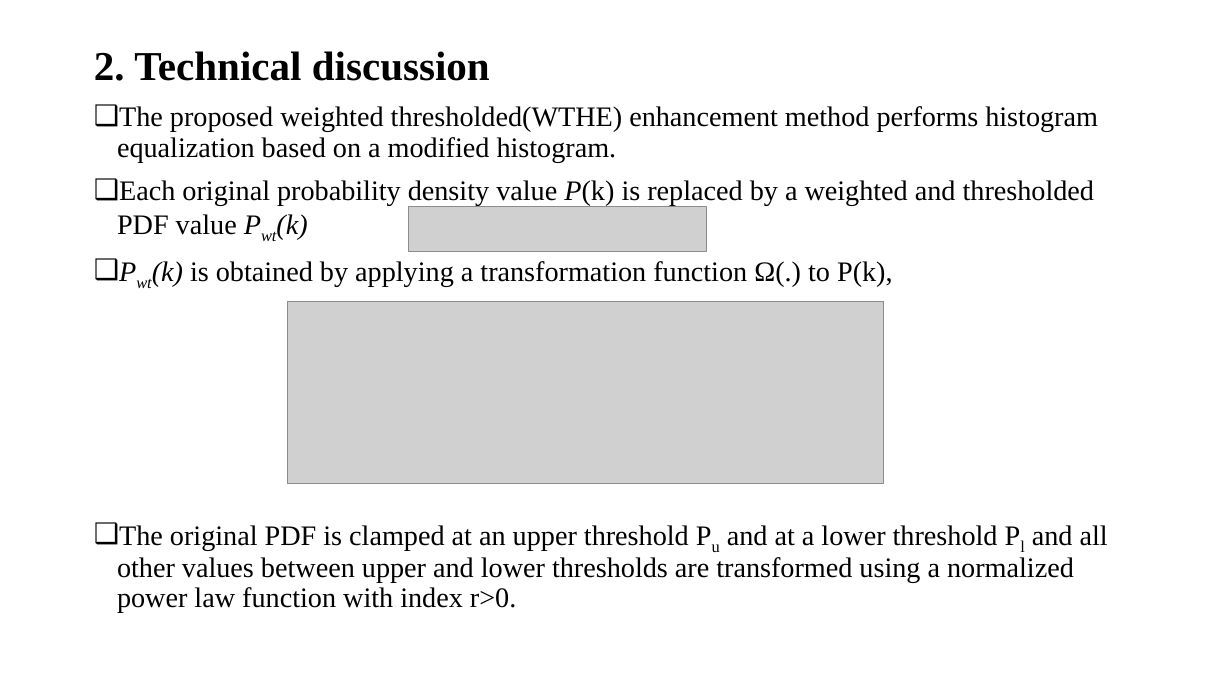
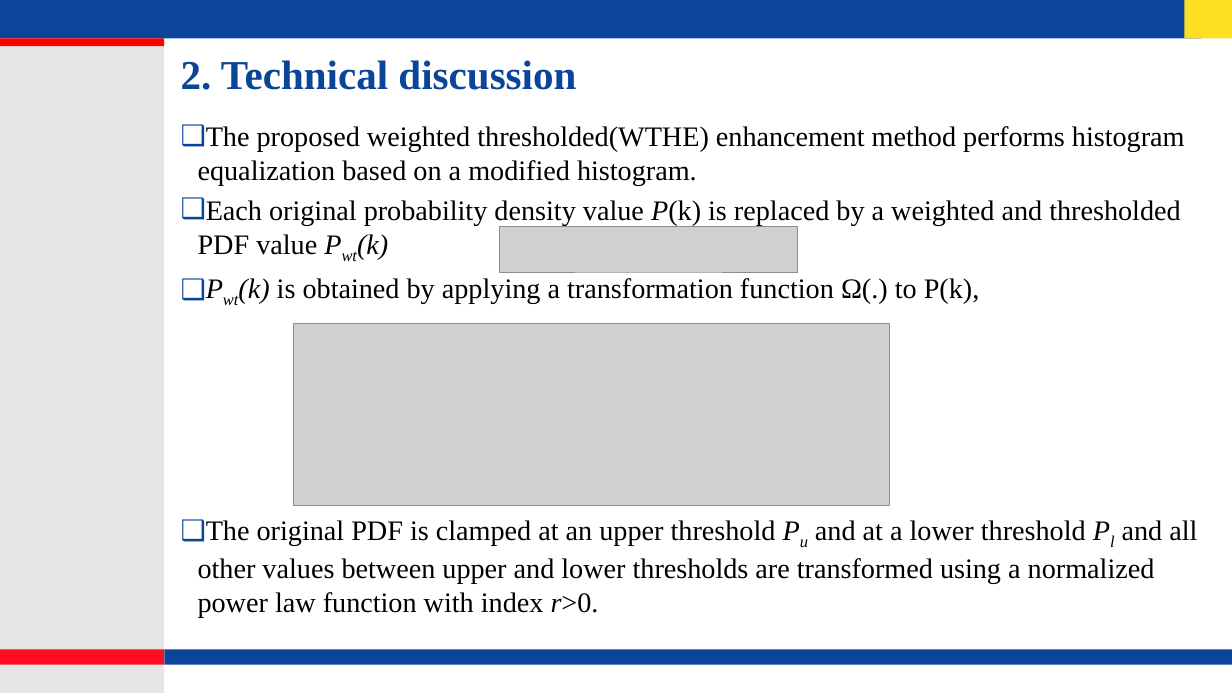
Before and after one commit to lohith921/DIP, a slide deck: slide 6 of Project/Presentation.pptx. Drawn at 1232x693 pixels with LibreOffice and Linux fonts; fonts in the diff are those of the drawing; grey boxes stand for pictures; background and template pictures are left out. Boxes give left, top, right and bottom in pixels: in the first picture for what was removed or moved away, otherwise in the second. Text is boxed around its words. In the diff, an @@ line names an element or a change of style, - is before the commit and + after.

```diff
--- a/Project/Presentation.pptx
+++ b/Project/Presentation.pptx
@@ rectangle added at (0, 0, 1202, 39), fill #0B4599 @@
@@ rectangle added at (1185, 0, 1232, 39), fill #FFDF22 @@
@@ rectangle added at (0, 46, 165, 693), fill #E6E6E6 @@
@@ rectangle added at (0, 39, 165, 46), fill #FF0000 @@
@@ title "2. Technical discussion": place and size @@
-title "2. Technical discussion" at (94, 51, 490, 81)
+title "2. Technical discussion" at (181, 60, 576, 90)
@@ title "2. Technical discussion" at (181, 60, 576, 90): text colour #000000 to #0B4599; line spacing 0.9 to 1; vertical alignment middle to top @@
@@ text "The proposed weighted thresholded(WTHE) enhancement ...": place and size @@
-text "The proposed weighted thresholded(WTHE) enhancement ..." at (117, 106, 1108, 613)
+text "The proposed weighted thresholded(WTHE) enhancement ..." at (198, 126, 1197, 617)
@@ text "The proposed weighted thresholded(WTHE) enhancement ..." at (198, 126, 1197, 617): italic on in "Pu Pl r>0."; indent changed; line spacing 0.9 to 1; less space between paragraphs @@
@@ picture: place and size @@
-picture at (409, 207, 707, 252)
+picture at (500, 226, 798, 272)
@@ picture: place and size @@
-picture at (287, 301, 884, 483)
+picture at (294, 323, 890, 506)
@@ rectangle added at (0, 650, 165, 665), fill #FF0E22 @@
@@ rectangle added at (165, 650, 1232, 665), fill #0B4599 @@
```
Also in this commit, not shown: 10 other slides changed, 3 slides added, 1 slide removed.
